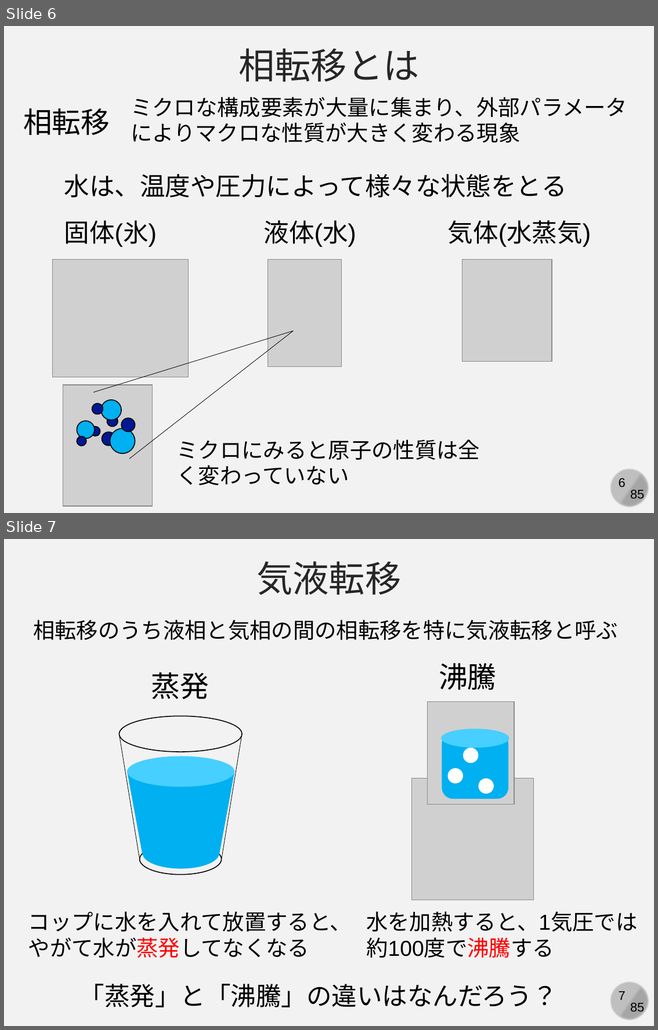
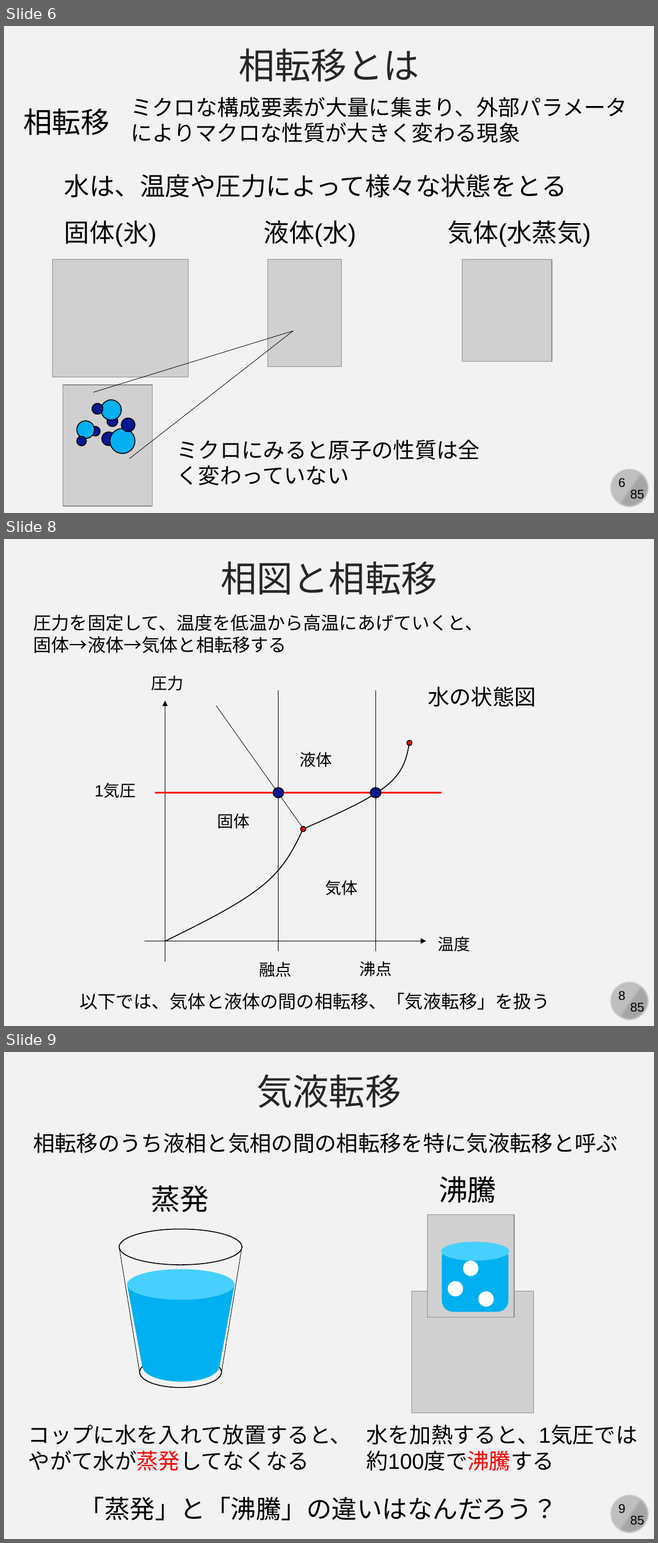
Before and after one commit to kaityo256/yamagata2022, a slide deck: 05_md_advanced/yamagata05.pptx. Shown one above the other, each under a label of ours: slides 6 and 7 before the commit, slides 6, 8 and 9 after it; the slides between them are not shown. The pictures are 658x1030 and 658x1543 pixels, drawn with LibreOffice and Linux fonts; fonts in the diff are those of the drawing; grey boxes stand for pictures. Boxes give left, top, right and bottom in pixels: in the first picture for what was removed or moved away, otherwise in the second. Text is boxed around its words. In the diff, an @@ line names an element or a change of style, - is before the commit and + after.

Commit message:
updates

```diff
--- a/05_md_advanced/yamagata05.pptx
+++ b/05_md_advanced/yamagata05.pptx
@@ slide 8 added at bbox=[4, 539, 654, 1026], background #F2F2F2; not listed: 4 template elements that a slide beside it also shows @@
@@ text added at bbox=[221, 561, 437, 595], 40 pt, text #262626 @@
+相図と相転移
@@ text added at bbox=[34, 614, 483, 653], 20 pt, text #000000 @@
+圧力を固定して、温度を低温から高温にあげていくと、固体→液体→気体と相転移する
@@ text added at bbox=[151, 675, 183, 690], 18 pt, text #000000 @@
+圧力
@@ line added from (278, 690) to (278, 951), #000000 0.5 pt @@
@@ line added from (375, 690) to (375, 951), #000000 0.5 pt @@
@@ text added at bbox=[427, 686, 536, 707], 24 pt, text #000000 @@
+水の状態図
@@ arrow added from (165, 962) to (165, 701), #000000 0.5 pt @@
@@ line added from (303, 829) to (216, 706), #000000 0.5 pt @@
@@ freeform shape added at bbox=[303, 743, 409, 829], outline #000000 1 pt @@
@@ ellipse added at bbox=[407, 740, 412, 745], fill #FF0000, outline #000000 1 pt @@
@@ text added at bbox=[299, 752, 332, 768], 18 pt, text #000000 @@
+液体
@@ text added at bbox=[94, 784, 136, 798], 18 pt, text #000000 @@
+1気圧
@@ line added from (155, 793) to (441, 793), #FF0000 1.5 pt @@
@@ ellipse added at bbox=[273, 788, 284, 798], fill #011893, outline #000000 1 pt @@
@@ ellipse added at bbox=[371, 788, 381, 798], fill #011893, outline #000000 1 pt @@
@@ text added at bbox=[217, 813, 250, 829], 18 pt, text #000000 @@
+固体
@@ freeform shape added at bbox=[166, 829, 303, 941], outline #000000 1 pt @@
@@ ellipse added at bbox=[300, 827, 306, 832], fill #FF0000, outline #000000 1 pt @@
@@ text added at bbox=[325, 880, 358, 896], 18 pt, text #000000 @@
+気体
@@ text added at bbox=[437, 936, 470, 952], 18 pt, text #000000 @@
+温度
@@ arrow added from (144, 941) to (426, 941), #000000 0.5 pt @@
@@ text added at bbox=[259, 962, 291, 977], 18 pt, text #000000 @@
+融点
@@ text added at bbox=[359, 961, 391, 977], 18 pt, text #000000 @@
+沸点
@@ text added at bbox=[79, 993, 549, 1010], 20 pt, text #000000 @@
+以下では、気体と液体の間の相転移、「気液転移」を扱う
@@ what was slide 7 is now slide 9 @@
@@ page number at bbox=[618, 1504, 625, 1513]: text changed @@
-7
+9
```
Also in this commit, not shown: 3 other slides added.
